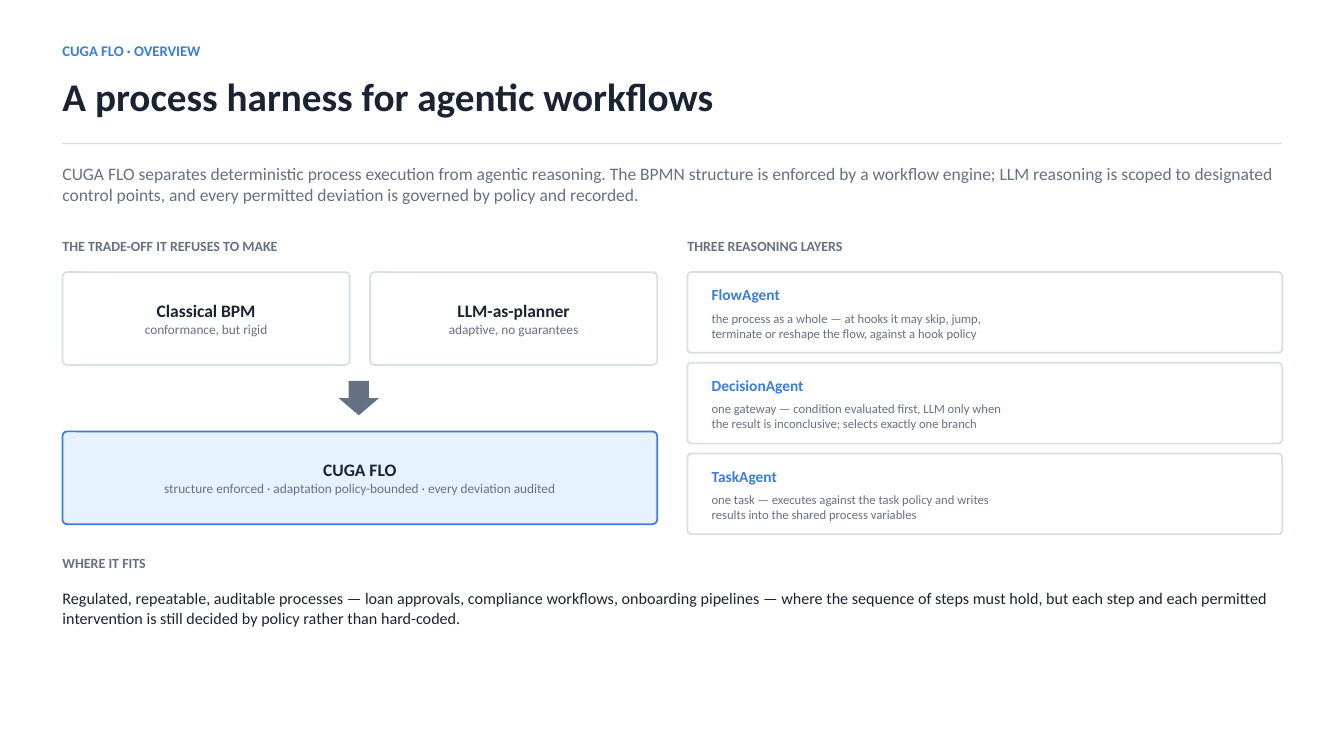
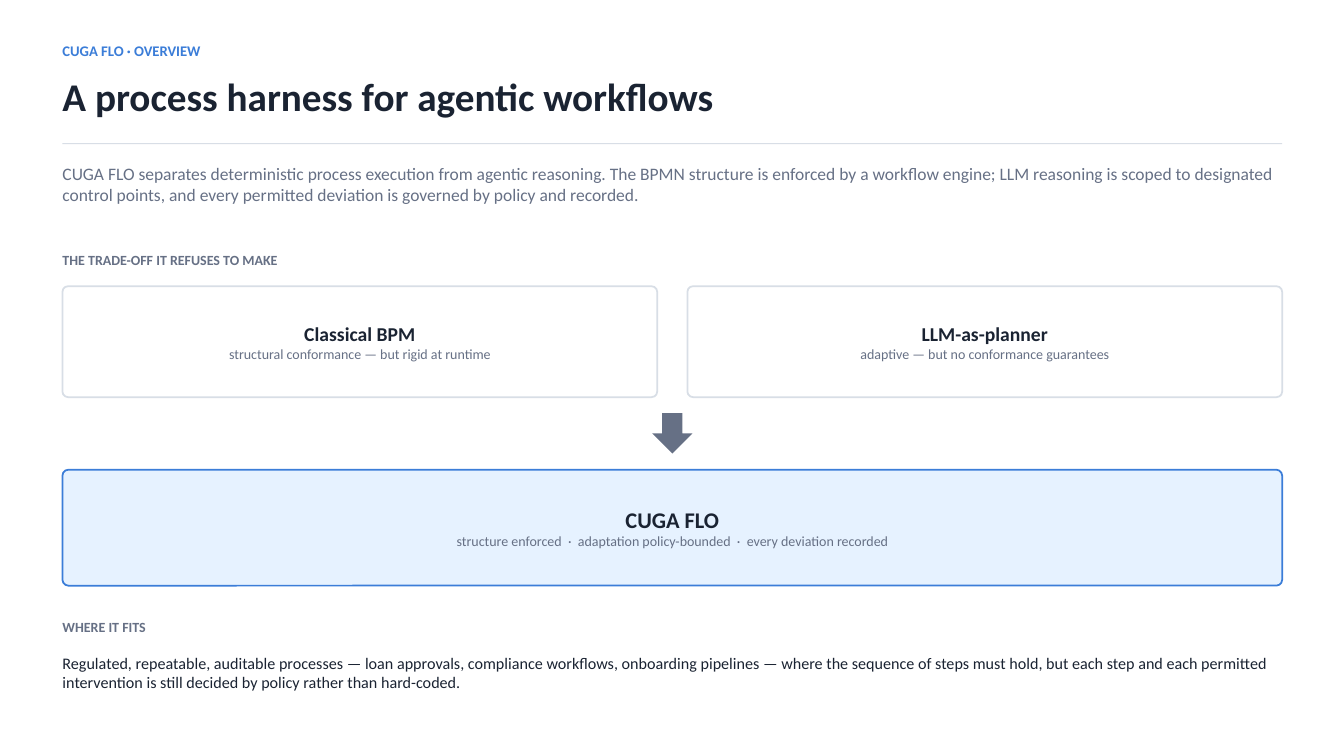
Before and after one commit to cuga-project/cuga-flo, a slide deck: slide 1 of docs/diagrams/cuga-flo-overview.pptx. Drawn at 1344x756 pixels with LibreOffice and Linux fonts; fonts in the diff are those of the drawing. Boxes give left, top, right and bottom in pixels: in the first picture for what was removed or moved away, otherwise in the second. Text is boxed around its words. In the diff, an @@ line names an element or a change of style, - is before the commit and + after.

```diff
--- a/docs/diagrams/cuga-flo-overview.pptx
+++ b/docs/diagrams/cuga-flo-overview.pptx
@@ text "THE TRADE-OFF IT REFUSES TO ...": place and size @@
-text "THE TRADE-OFF IT REFUSES TO ..." at box(62, 242, 277, 251)
+text "THE TRADE-OFF IT REFUSES TO ..." at box(62, 256, 277, 265)
@@ text removed at box(687, 242, 843, 251) @@
-THREE REASONING LAYERS
@@ rounded rectangle "Classical BPM": place and size @@
-rounded rectangle "Classical BPM" at box(63, 272, 350, 365)
+rounded rectangle "Classical BPM" at box(63, 286, 657, 397)
@@ rounded rectangle "LLM-as-planner": place and size @@
-rounded rectangle "LLM-as-planner" at box(370, 272, 657, 365)
+rounded rectangle "LLM-as-planner" at box(688, 286, 1282, 397)
@@ rounded rectangle removed at box(688, 272, 1282, 353) @@
@@ text removed at box(712, 289, 780, 303) @@
-FlowAgent
@@ text in rounded rectangle at box(304, 327, 416, 341): size 12.5 to 14 pt in "Classical BPM" @@
@@ text removed at box(712, 314, 981, 340) @@
-the process as a whole — at hooks it may skip, jump,
-terminate or reshape the flow, against a hook policy
@@ text in rounded rectangle at box(922, 327, 1048, 344): size 12.5 to 14 pt in "LLM-as-planner" @@
@@ text in rounded rectangle at box(229, 349, 490, 362): text changed; size 9.5 to 10 pt @@
-conformance, but rigid
+structural conformance — but rigid at runtime
@@ text in rounded rectangle at box(860, 349, 1109, 362): text changed; size 9.5 to 10 pt @@
-adaptive, no guarantees
+adaptive — but no conformance guarantees
@@ rounded rectangle removed at box(688, 363, 1282, 444) @@
@@ text removed at box(712, 380, 804, 394) @@
-DecisionAgent
@@ down arrow: place and size @@
-down arrow at box(339, 381, 379, 415)
+down arrow at box(652, 413, 693, 454)
@@ text removed at box(712, 404, 1001, 430) @@
-one gateway — condition evaluated first, LLM only when
-the result is inconclusive; selects exactly one branch
@@ rounded rectangle "CUGA FLO": place and size @@
-rounded rectangle "CUGA FLO" at box(63, 432, 657, 524)
+rounded rectangle "CUGA FLO" at box(63, 470, 1282, 586)
@@ rounded rectangle removed at box(688, 454, 1282, 534) @@
@@ text removed at box(712, 471, 777, 485) @@
-TaskAgent
@@ text removed at box(712, 495, 989, 521) @@
-one task — executes against the task policy and writes
-results into the shared process variables
@@ text in rounded rectangle at box(457, 536, 888, 548): text changed; size 9.5 to 10 pt @@
-structure enforced · adaptation policy-bounded · every deviation audited
+structure enforced · adaptation policy-bounded · every deviation recorded
@@ text in rounded rectangle at box(625, 513, 719, 528): size 12.5 to 16 pt in "CUGA FLO" @@
@@ text "WHERE IT FITS": place and size @@
-text "WHERE IT FITS" at box(62, 559, 146, 568)
+text "WHERE IT FITS" at box(62, 623, 146, 632)
@@ text "Regulated, repeatable, auditable processes — ...": place and size @@
-text "Regulated, repeatable, auditable processes — ..." at box(62, 592, 1266, 627)
+text "Regulated, repeatable, auditable processes — ..." at box(62, 657, 1266, 691)
```
Also in this commit, not shown: 1 other slide changed.
